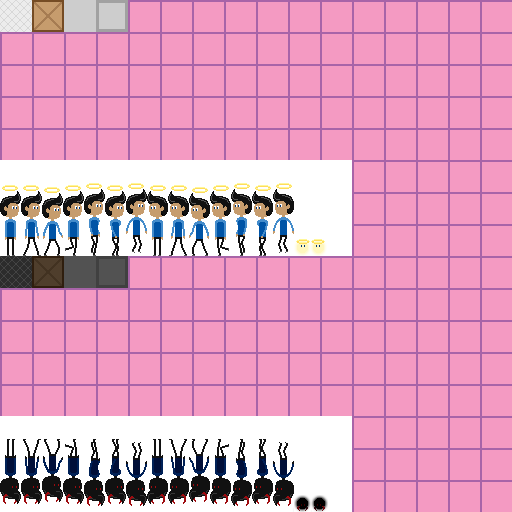
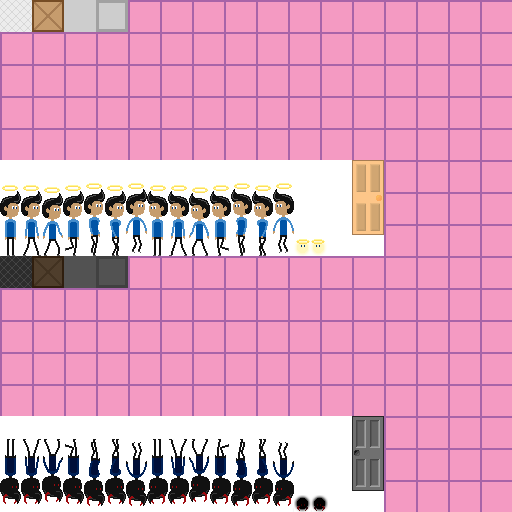
Two versions of the same layered image (512 × 512). Layer-by-layer changes:
renamed "Layer 49" to "Layer 50", painted on it over [352, 160, 384, 512]
painted on "Layer 20" over [352, 160, 384, 512]
